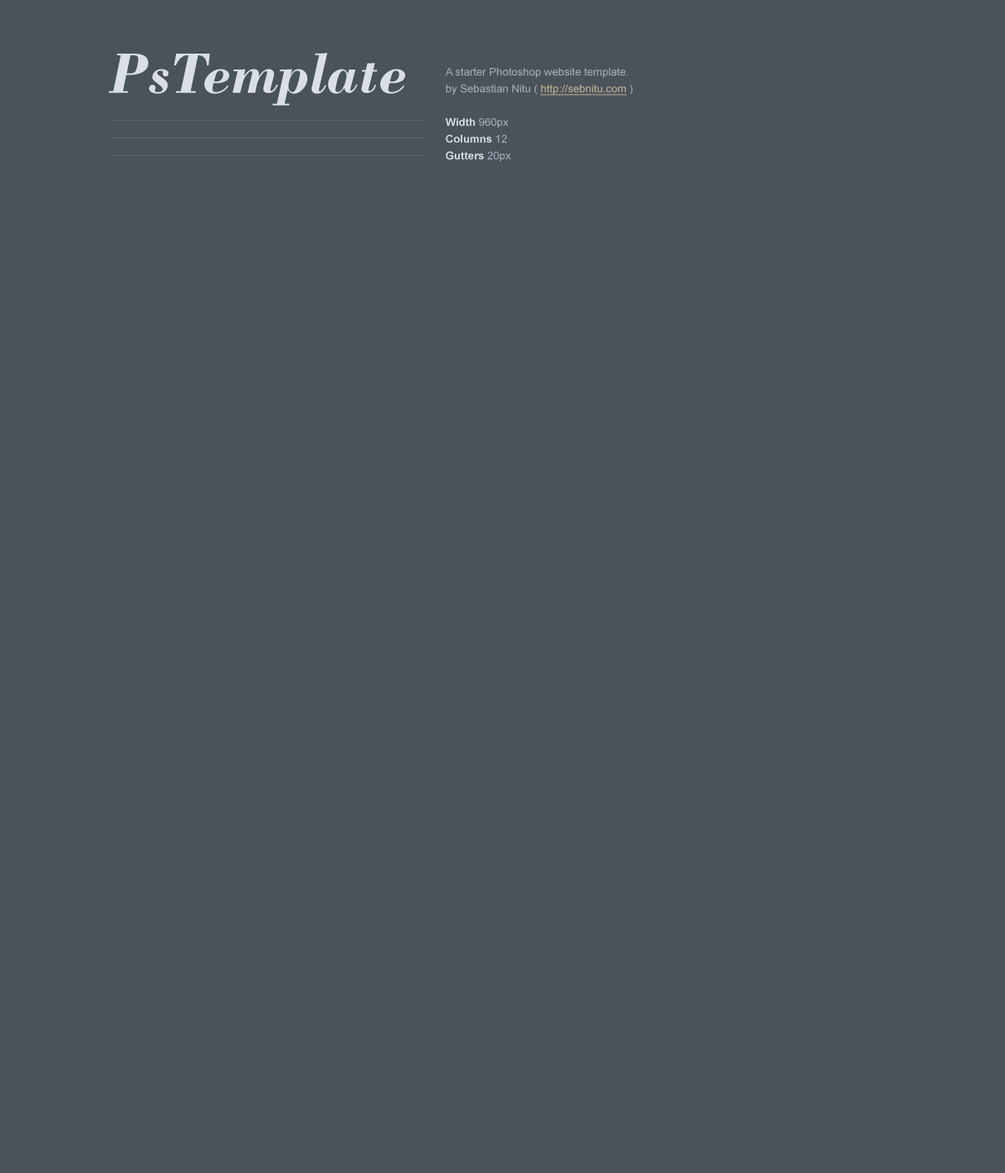
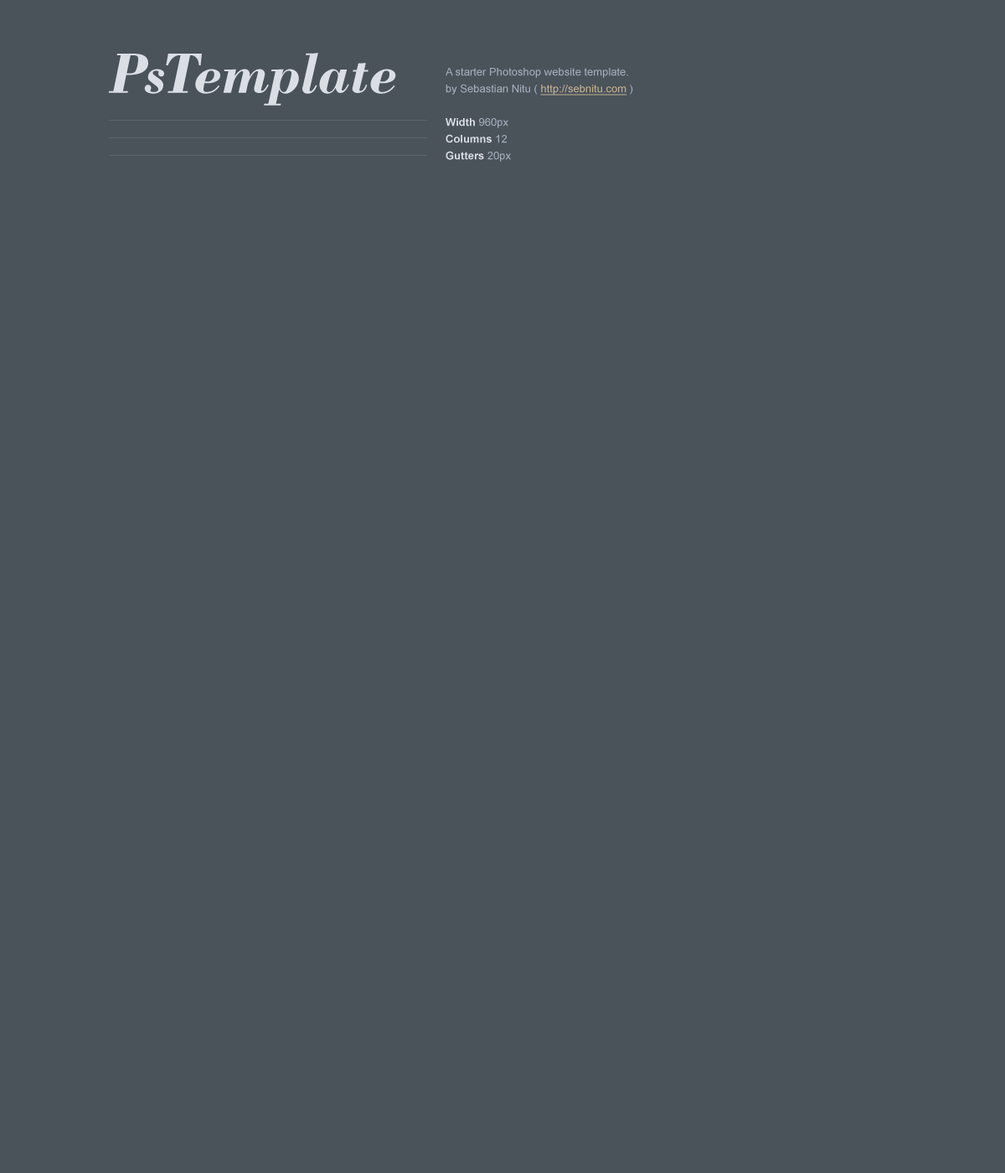
Layers edited between the first and the second (1005, 1173) image:
painted on "PsTemplate" (2nd of 2, in "PsTemplate" › "Details (DELETE ME)") over [144, 52, 406, 106]
